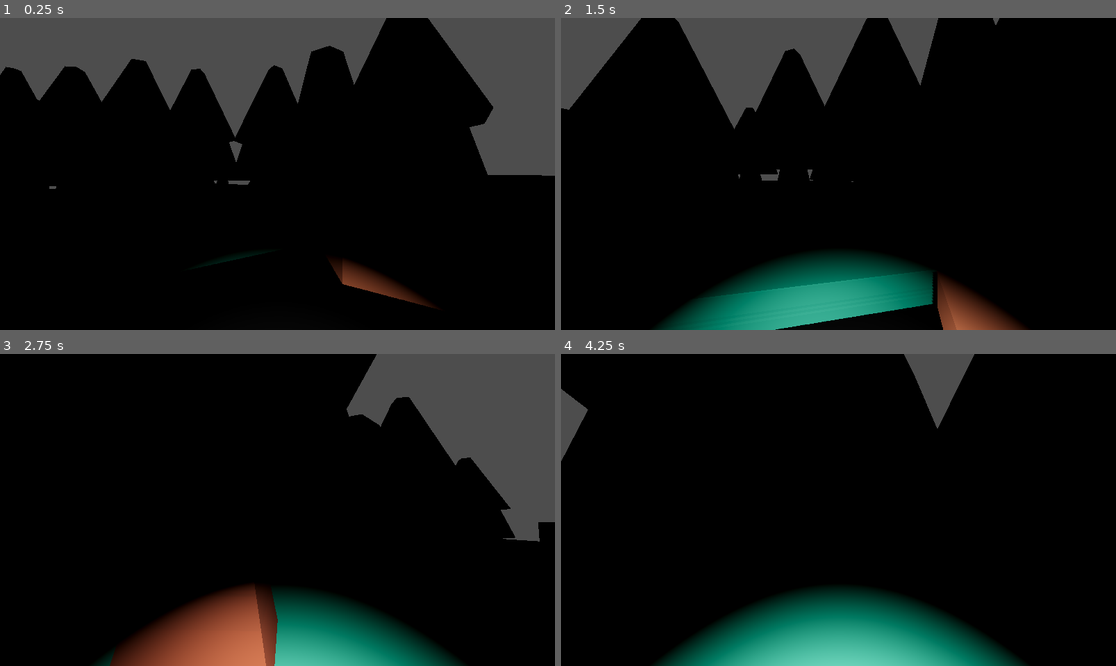
Above: before the commit, frames 1-4 (two rows, left to right).
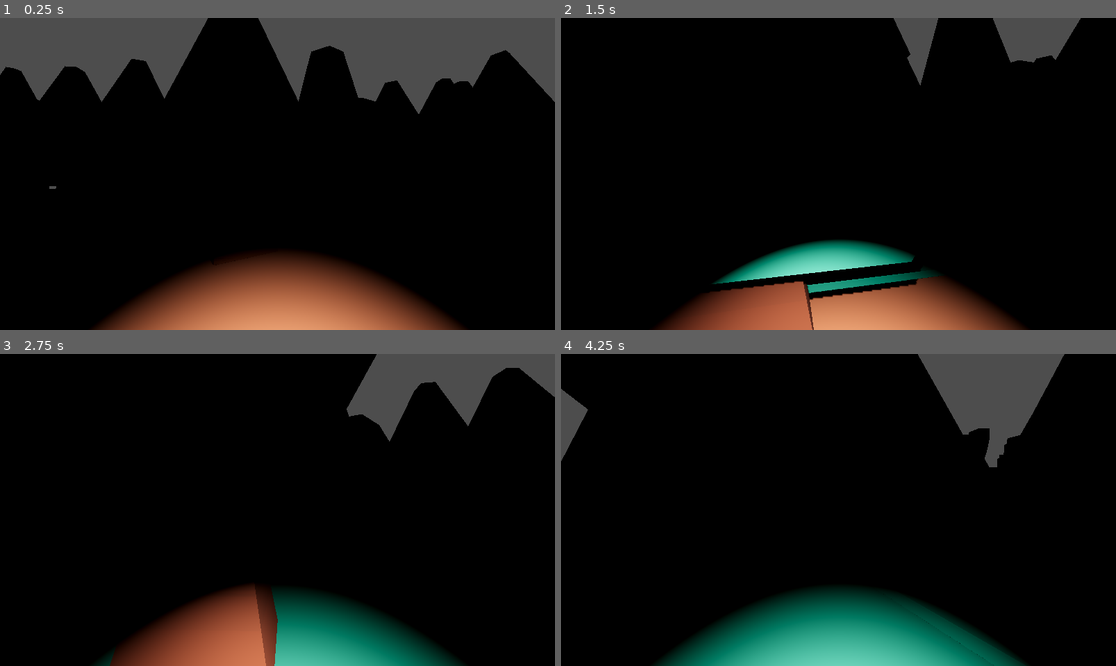
Above: after the commit, the same moments.

Repository: akshvy/zone-13
Game: Godot game, scene res://Scenes/main.tscn
Same seed, same stepped clock (60 frames per second), same inputs: the game is played once before the commit and once after it.
Inputs (mouse positions are in pixels of both pictures, inside the frame that each line leads up to):
- Up to frame 1 (0.25 s): no input
- Up to frame 2 (1.5 s): tap Enter at 0.5 s; move the mouse to (866, 174) at 0.52 s; hold W (move_forward) from 0.53 s (still down); move the mouse to (810, 174) at 1.27 s
- Up to frame 3 (2.75 s): keep holding W (move_forward); move the mouse to (288, 503) at 2.02 s
- Up to frame 4 (4.25 s): keep holding W (move_forward); move the mouse to (832, 516) at 2.77 s; move the mouse to (877, 513) at 3.52 s

The runs differ from the first frame. In frame 1, 22% of the frame differs, in the area x 16-100%, y 0-100%; in frame 2, 21%; in frame 3, 8.0%; in frame 4, 4.8%.

Commit message:
💥 Completed full map layout for Zone-13

Diff:
--- a/Scenes/main.tscn
+++ b/Scenes/main.tscn
@@ -21,6 +21,14 @@
 [ext_resource type="PackedScene" uid="uid://dbgvby3dqbm3j" path="res://Assets/hexagon-kit/GLB format/water-island.glb" id="18_gt3je"]
 [ext_resource type="PackedScene" uid="uid://hotyppksqa6a" path="res://Assets/hexagon-kit/GLB format/water-rocks.glb" id="19_3pmx8"]
 [ext_resource type="PackedScene" uid="uid://yev7vf6ko6io" path="res://Assets/hexagon-kit/GLB format/unit-tower.glb" id="21_u50mg"]
+[ext_resource type="PackedScene" uid="uid://cmtq8ec1m1xjn" path="res://Assets/hexagon-kit/GLB format/grass-hill.glb" id="22_ee4r6"]
+[ext_resource type="PackedScene" uid="uid://75bs1xfcsstb" path="res://Assets/hexagon-kit/GLB format/building-wizard-tower.glb" id="23_gt3je"]
+[ext_resource type="PackedScene" uid="uid://dd8n7vbbngmwy" path="res://Assets/hexagon-kit/GLB format/sand-rocks.glb" id="24_3pmx8"]
+[ext_resource type="PackedScene" uid="uid://csselc4qmgxf5" path="res://Assets/hexagon-kit/GLB format/sand-desert.glb" id="25_cbgmd"]
+[ext_resource type="PackedScene" uid="uid://cehfg80si0nb5" path="res://Assets/hexagon-kit/GLB format/sand.glb" id="26_1w6v2"]
+[ext_resource type="PackedScene" uid="uid://c3e3gjrtym3qw" path="res://Assets/hexagon-kit/GLB format/building-walls.glb" id="27_1w6v2"]
+[ext_resource type="PackedScene" uid="uid://umgk0h2uxqk0" path="res://Assets/hexagon-kit/GLB format/building-mine.glb" id="28_6vcvc"]
+[ext_resource type="PackedScene" uid="uid://bxkgomfdh0ke2" path="res://Assets/hexagon-kit/GLB format/building-archery.glb" id="29_7k868"]
 
 [sub_resource type="Environment" id="Environment_0xm2m"]
 background_mode = 3
@@ -105,7 +113,7 @@
 mesh_library = ExtResource("5_21xkr")
 
 [node name="dirt-lumber1" parent="Zone13Map" instance=ExtResource("6_hptm8")]
-transform = Transform3D(25, 0, 0, 0, 25, 0, 0, 0, 25, 14.5342, -2.15383, -12.5749)
+transform = Transform3D(25, 0, 0, 0, 25, 0, 0, 0, 25, 3.86734, -2.29367, 0.557451)
 
 [node name="stone-mountain2" parent="Zone13Map" instance=ExtResource("7_6bp64")]
 transform = Transform3D(27, 0, 0, 0, 27, 0, 0, 0, 27, 8.74968, -4.8717, -36.3162)
@@ -125,6 +133,30 @@
 [node name="river-straight4" parent="Zone13Map" instance=ExtResource("10_fdnlq")]
 transform = Transform3D(4.63525, 0, -14.2658, 0, 15, 0, 14.2658, 0, 4.63525, -30.7114, -2.76284, 9.67692)
 
+[node name="grass2" parent="Zone13Map" instance=ExtResource("10_jkdf5")]
+transform = Transform3D(5, 0, 0, 0, 5, 0, 0, 0, 5, 0.827679, -1.0934, 14.6647)
+
+[node name="grass3" parent="Zone13Map" instance=ExtResource("10_jkdf5")]
+transform = Transform3D(5, 0, 0, 0, 5, 0, 0, 0, 5, -2.45393, -0.81575, 12.2558)
+
+[node name="grass4" parent="Zone13Map" instance=ExtResource("10_jkdf5")]
+transform = Transform3D(5, 0, 0, 0, 5, 0, 0, 0, 5, -6.19948, -0.81575, 11.7755)
+
+[node name="grass6" parent="Zone13Map" instance=ExtResource("10_jkdf5")]
+transform = Transform3D(5, 0, 0, 0, 5, 0, 0, 0, 5, -8.65762, -0.81575, 9.239)
+
+[node name="grass7" parent="Zone13Map" instance=ExtResource("10_jkdf5")]
+transform = Transform3D(5, 0, 0, 0, 5, 0, 0, 0, 5, -10.3005, -0.81575, 6.04343)
+
+[node name="grass8" parent="Zone13Map" instance=ExtResource("10_jkdf5")]
+transform = Transform3D(5, 0, 0, 0, 5, 0, 0, 0, 5, -10.2896, -0.794044, 4.93096)
+
+[node name="grass9" parent="Zone13Map" instance=ExtResource("10_jkdf5")]
+transform = Transform3D(5, 0, 0, 0, 5, 0, 0, 0, 5, -13.9549, -0.531906, 5.81798)
+
+[node name="grass5" parent="Zone13Map" instance=ExtResource("10_jkdf5")]
+transform = Transform3D(5, 0, 0, 0, 5, 0, 0, 0, 5, -2.78318, -0.81575, 15.0736)
+
 [node name="building-dock2" parent="." instance=ExtResource("11_d1ilt")]
 transform = Transform3D(-1.09278e-06, 0, -25, 0, 25, 0, 25, 0, -1.09278e-06, -30.8027, -4.66456, -25.308)
 
@@ -169,3 +201,66 @@
 
 [node name="unit-tower2" parent="." instance=ExtResource("21_u50mg")]
 transform = Transform3D(15, 0, 0, 0, 15, 0, 0, 0, 15, -22.6925, -0.411873, -16.4344)
+
+[node name="grass-hill2" parent="." instance=ExtResource("22_ee4r6")]
+transform = Transform3D(15, 0, 0, 0, 15, 0, 0, 0, 15, -16.529, -2.773, 13.086)
+
+[node name="grass7" parent="." instance=ExtResource("10_jkdf5")]
+transform = Transform3D(5, 0, 0, 0, 5, 0, 0, 0, 5, -22.618, -0.7481, 7.269)
+
+[node name="grass8" parent="." instance=ExtResource("10_jkdf5")]
+transform = Transform3D(3, 0, 0, 0, 3, 0, 0, 0, 3, -24.7292, -0.00872803, 4.51322)
+
+[node name="grass9" parent="." instance=ExtResource("10_jkdf5")]
+transform = Transform3D(3, 0, 0, 0, 3, 0, 0, 0, 3, -27.1764, -0.342484, 2.76936)
+
+[node name="building-wizard-tower2" parent="." instance=ExtResource("23_gt3je")]
+transform = Transform3D(25, 0, 0, 0, 25, 0, 0, 0, 25, -11.7443, -5.78554, 23.5943)
+
+[node name="sand-rocks2" parent="." instance=ExtResource("24_3pmx8")]
+transform = Transform3D(25, 0, 0, 0, 25, 0, 0, 0, 25, 20.2012, -5.2143, 41.9756)
+
+[node name="sand-desert2" parent="." instance=ExtResource("25_cbgmd")]
+transform = Transform3D(25, 0, 0, 0, 25, 0, 0, 0, 25, 1.68693, -5.16652, 38.9038)
+
+[node name="sand2" parent="." instance=ExtResource("26_1w6v2")]
+transform = Transform3D(10, 0, 0, 0, 10, 0, 0, 0, 10, -15.5377, -2.29211, 44.4815)
+
+[node name="sand3" parent="." instance=ExtResource("26_1w6v2")]
+transform = Transform3D(10, 0, 0, 0, 10, 0, 0, 0, 10, -15.5377, -2.29211, 40.2865)
+
+[node name="sand4" parent="." instance=ExtResource("26_1w6v2")]
+transform = Transform3D(10, 0, 0, 0, 10, 0, 0, 0, 10, -20.291, -2.29211, 47.6864)
+
+[node name="sand6" parent="." instance=ExtResource("26_1w6v2")]
+transform = Transform3D(10, 0, 0, 0, 10, 0, 0, 0, 10, -20.291, -2.29211, 34.5297)
+
+[node name="sand5" parent="." instance=ExtResource("26_1w6v2")]
+transform = Transform3D(10, 0, 0, 0, 10, 0, 0, 0, 10, -8.32691, -2.29211, 47.6864)
+
+[node name="building-walls2" parent="." instance=ExtResource("27_1w6v2")]
+transform = Transform3D(25, 0, 0, 0, 25, 0, 0, 0, 25, 34.3104, -3.14555, -38.9468)
+
+[node name="building-mine2" parent="." instance=ExtResource("28_6vcvc")]
+transform = Transform3D(25, 0, 0, 0, 25, 0, 0, 0, 25, 38.6462, -4.26402, -16.3628)
+
+[node name="building-archery2" parent="." instance=ExtResource("29_7k868")]
+transform = Transform3D(25, 0, 0, 0, 25, 0, 0, 0, 25, 43.1372, -4.42296, 3.23938)
+
+[node name="grass-forest3" parent="." instance=ExtResource("8_6iyac")]
+transform = Transform3D(25, 0, 0, 0, 25, 0, 0, 0, 25, 23.1166, -3.79108, -7.71496)
+
+[node name="grass-forest4" parent="." instance=ExtResource("8_6iyac")]
+transform = Transform3D(25, 0, 0, 0, 25, 0, 0, 0, 25, 17.5624, -4.3136, -20.0127)
+
+[node name="grass-forest5" parent="." instance=ExtResource("8_6iyac")]
+transform = Transform3D(25, 0, 0, 0, 25, 0, 0, 0, 25, 25.5837, -4.8018, 3.11482)
+
+[node name="grass-forest6" parent="." instance=ExtResource("8_6iyac")]
+transform = Transform3D(25, 0, 0, 0, 25, 0, 0, 0, 25, 10.0655, -4.8018, 20.8842)
+
+[node name="grass-forest7" parent="." instance=ExtResource("8_6iyac")]
+transform = Transform3D(25, 0, 0, 0, 25, 0, 0, 0, 25, 32.8385, -4.8018, 20.8842)
+
+[node name="grass-forest8" parent="." instance=ExtResource("8_6iyac")]
+transform = Transform3D(25, 0, 0, 0, 25, 0, 0, 0, 25, 43.6285, -4.8018, 37.7324)
Not shown: 1 places in Scenes/main.tscn that only renumber resources
